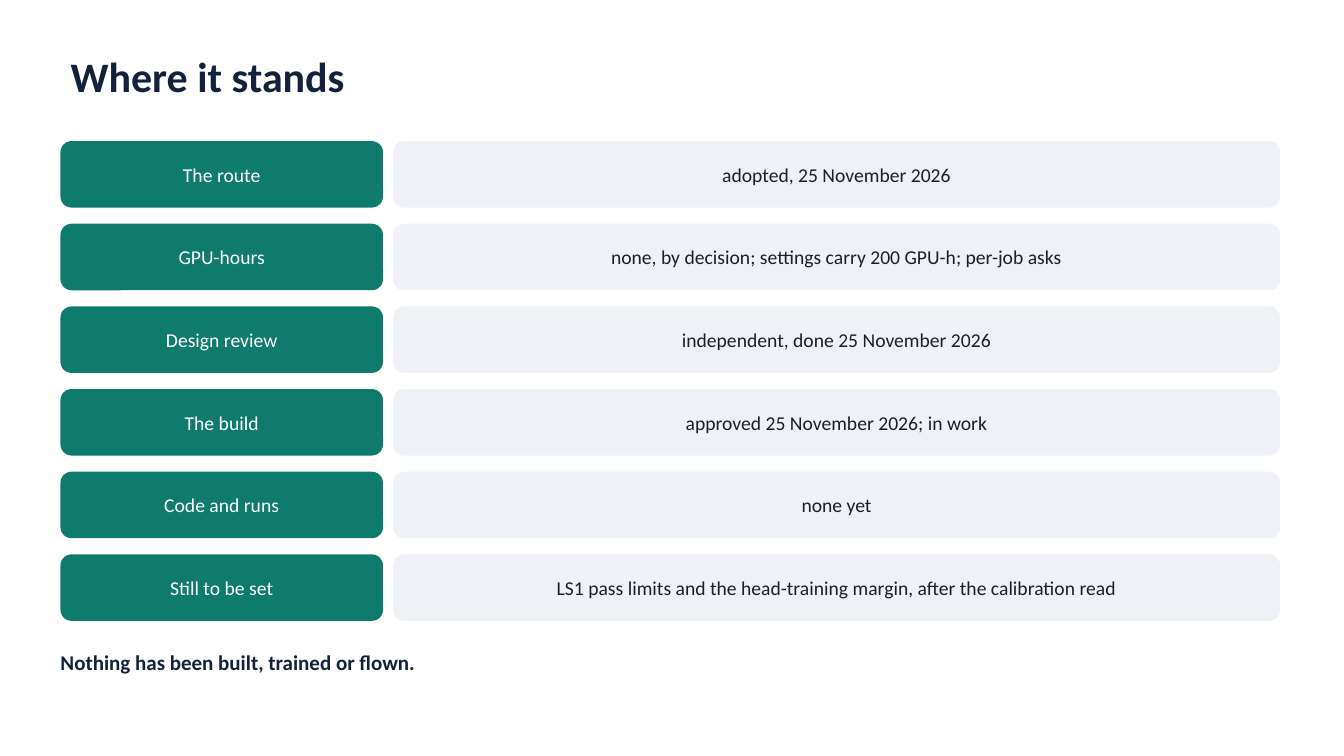
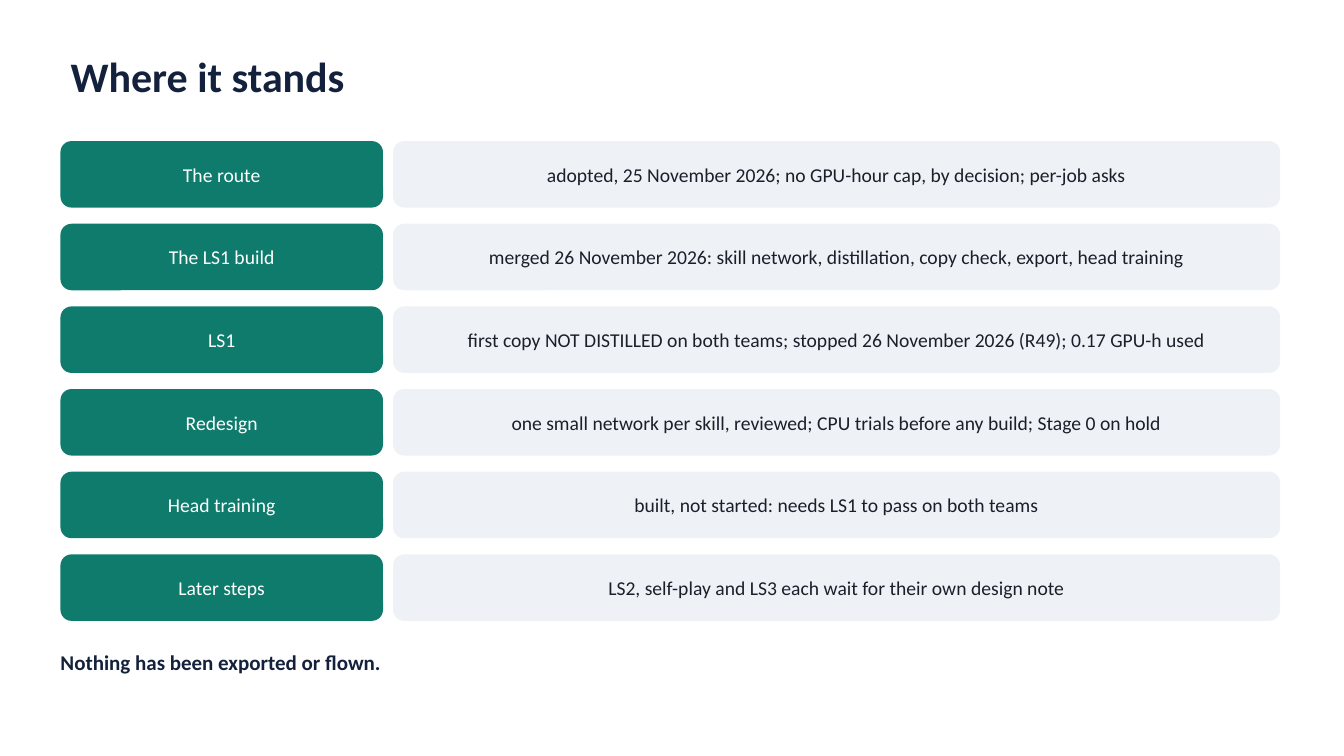
Before and after one commit to AI-DA-STC/AirStack-starling-max2, a slide deck: slide 9 of svg_training/ste_learning/figures/learned_skills_route.pptx. Drawn at 1344x756 pixels with LibreOffice and Linux fonts; fonts in the diff are those of the drawing. Boxes give left, top, right and bottom in pixels: in the first picture for what was removed or moved away, otherwise in the second. Text is boxed around its words. In the diff, an @@ line names an element or a change of style, - is before the commit and + after.

```diff
--- a/svg_training/ste_learning/figures/learned_skills_route.pptx
+++ b/svg_training/ste_learning/figures/learned_skills_route.pptx
@@ text in rounded rectangle at <box>547,168,1126,186</box>: text changed @@
-adopted, 25 November 2026
+adopted, 25 November 2026; no GPU-hour cap, by decision; per-job asks
@@ text in rounded rectangle at <box>169,250,274,264</box>: text changed @@
-GPU-hours
+The LS1 build
@@ text in rounded rectangle at <box>489,250,1183,268</box>: text changed @@
-none, by decision; settings carry 200 GPU-h; per-job asks
+merged 26 November 2026: skill network, distillation, copy check, export, head training
@@ text in rounded rectangle at <box>208,334,235,347</box>: text changed @@
-Design review
+LS1
@@ text in rounded rectangle at <box>468,333,1204,350</box>: text changed @@
-independent, done 25 November 2026
+first copy NOT DISTILLED on both teams; stopped 26 November 2026 (R49); 0.17 GPU-h used
@@ text in rounded rectangle at <box>186,416,258,434</box>: text changed @@
-The build
+Redesign
@@ text in rounded rectangle at <box>512,416,1160,434</box>: text changed @@
-approved 25 November 2026; in work
+one small network per skill, reviewed; CPU trials before any build; Stage 0 on hold
@@ text in rounded rectangle at <box>168,498,275,516</box>: text changed @@
-Code and runs
+Head training
@@ text in rounded rectangle at <box>634,498,1038,515</box>: text changed @@
-none yet
+built, not started: needs LS1 to pass on both teams
@@ text in rounded rectangle at <box>178,582,265,598</box>: text changed @@
-Still to be set
+Later steps
@@ text in rounded rectangle at <box>608,581,1064,599</box>: text changed @@
-LS1 pass limits and the head-training margin, after the calibration read
+LS2, self-play and LS3 each wait for their own design note
@@ text at <box>60,655,380,674</box>: text changed @@
-Nothing has been built, trained or flown.
+Nothing has been exported or flown.
```
Also in this commit, not shown: 3 other slides changed, 8 other files.
